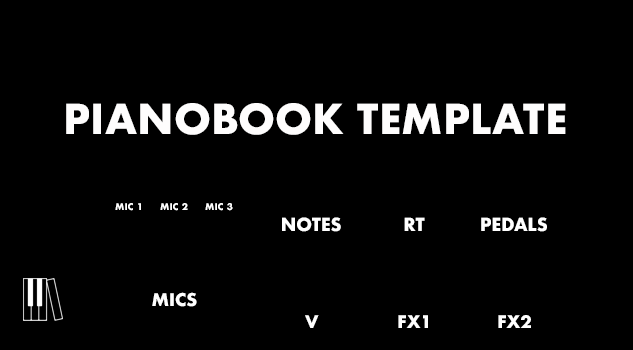
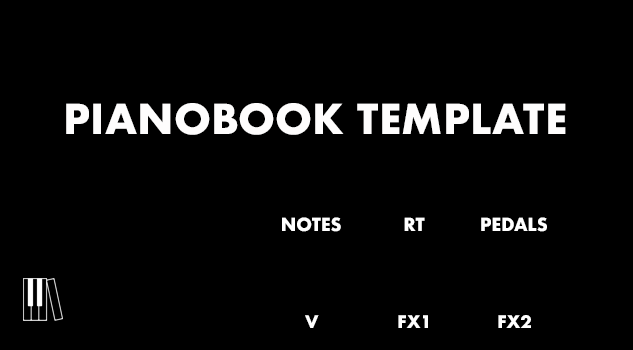
Layer changes from the first 633x350 image to the second:
hid group "Mics" (4 layers) over [115, 203, 233, 307]
